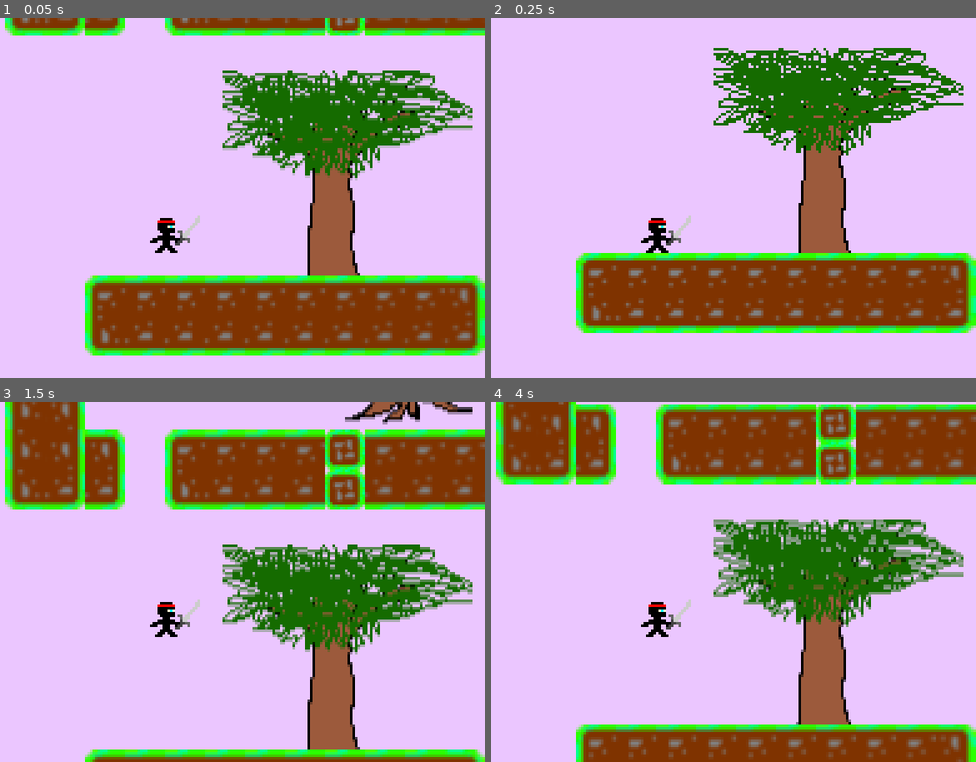
Above: before the commit, frames 1-4 (two rows, left to right).
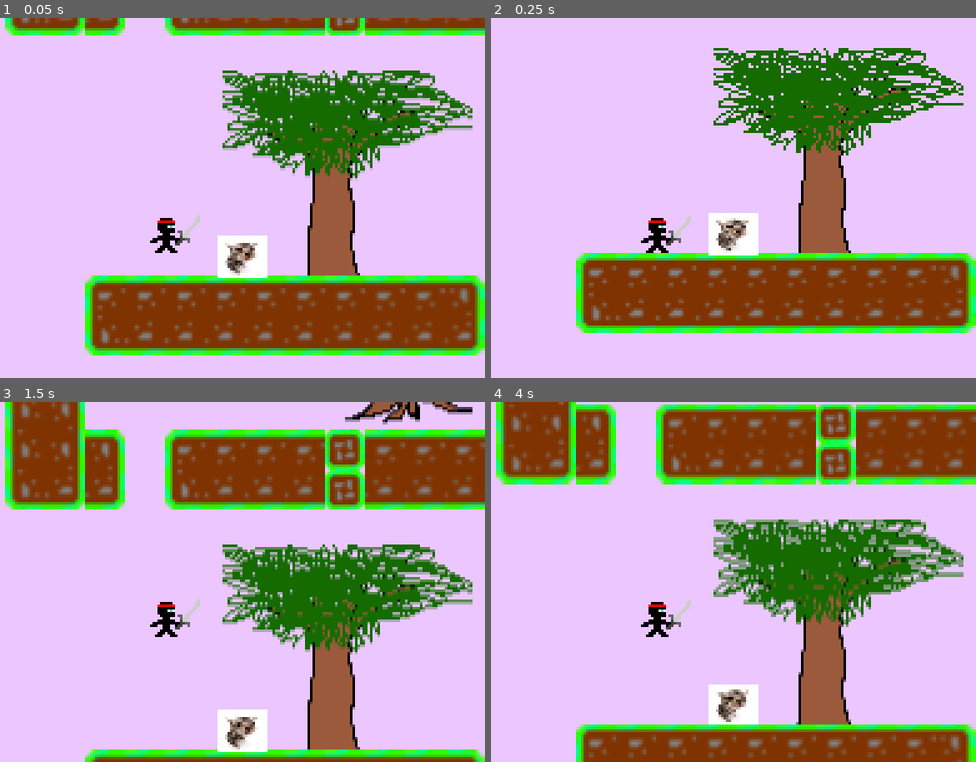
Above: after the commit, the same moments.

Repository: Compsand/celesteMATEMATIIKKA
Game: Godot game, scene res://scenes/tile_level.tscn
Two runs of this game, one before a commit and one after it. Both use one fixed random seed, a clock stepped at 60 frames per second and the inputs below.
Inputs:
- Up to frame 1 (0.05 s): no input
- Up to frame 2 (0.25 s): no input
- Up to frame 3 (1.5 s): tap Enter at 0.5 s; tap Space at 1.25 s
- Up to frame 4 (4 s): tap Enter at 2.75 s; tap Space at 3.5 s

The runs differ from the first frame. In frame 1, 1.2% of the frame differs, in the area x 44-56%, y 60-73%; in frame 2, 1.2%; in frame 3, 1.2%; in frame 4, 1.1%.

Commit message:
spike added
spike that kills you

Diff:
--- a/scenes/tile_level.tscn
+++ b/scenes/tile_level.tscn
@@ -1,9 +1,10 @@
-[gd_scene load_steps=8 format=4 uid="uid://huf13jgjrx20"]
+[gd_scene load_steps=9 format=4 uid="uid://huf13jgjrx20"]
 
 [ext_resource type="PackedScene" uid="uid://bncrlqrpm83hi" path="res://scenes/player.tscn" id="1_1ps0d"]
 [ext_resource type="Texture2D" uid="uid://f4oxf6ijctpr" path="res://resources/graphics/tree1.png" id="1_qxeu4"]
 [ext_resource type="Texture2D" uid="uid://dokwy07oiifb7" path="res://resources/graphics/tileset.png" id="2_qxeu4"]
 [ext_resource type="PackedScene" uid="uid://dj5f1tjryowji" path="res://scenes/enemy.tscn" id="4_3yr0r"]
+[ext_resource type="Texture2D" uid="uid://tuw6jeeehtgs" path="res://resources/graphics/wunk.jpg" id="4_ashii"]
 
 [sub_resource type="TileSetAtlasSource" id="TileSetAtlasSource_3yr0r"]
 texture = ExtResource("2_qxeu4")
@@ -61,6 +62,14 @@
 position = Vector2(-41.75, -19.5)
 shape = SubResource("RectangleShape2D_qxeu4")
 
+[node name="CollisionPolygon2D" type="CollisionPolygon2D" parent="killzone"]
+polygon = PackedVector2Array(31, 0, 21, 16, 40, 16)
+
+[node name="Wunk" type="Sprite2D" parent="killzone/CollisionPolygon2D"]
+position = Vector2(31, 8.3125)
+scale = Vector2(0.04, 0.03325)
+texture = ExtResource("4_ashii")
+
 [node name="CharacterBody2D" parent="." instance=ExtResource("4_3yr0r")]
 position = Vector2(223, -280)
 
